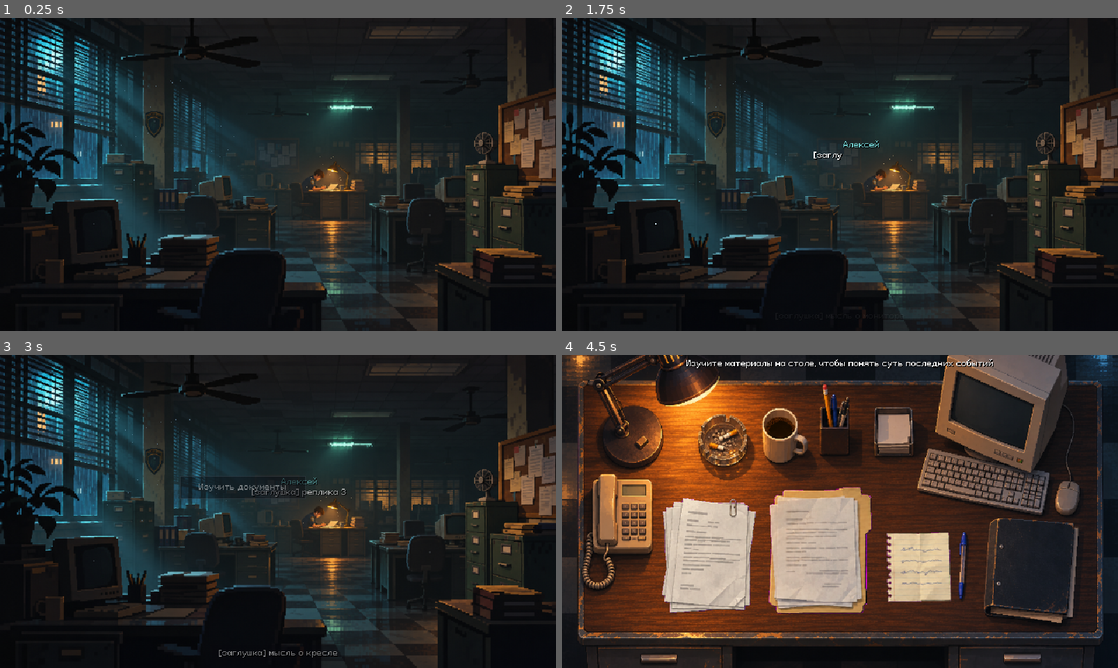
Above: before the commit, frames 1-4 (two rows, left to right).
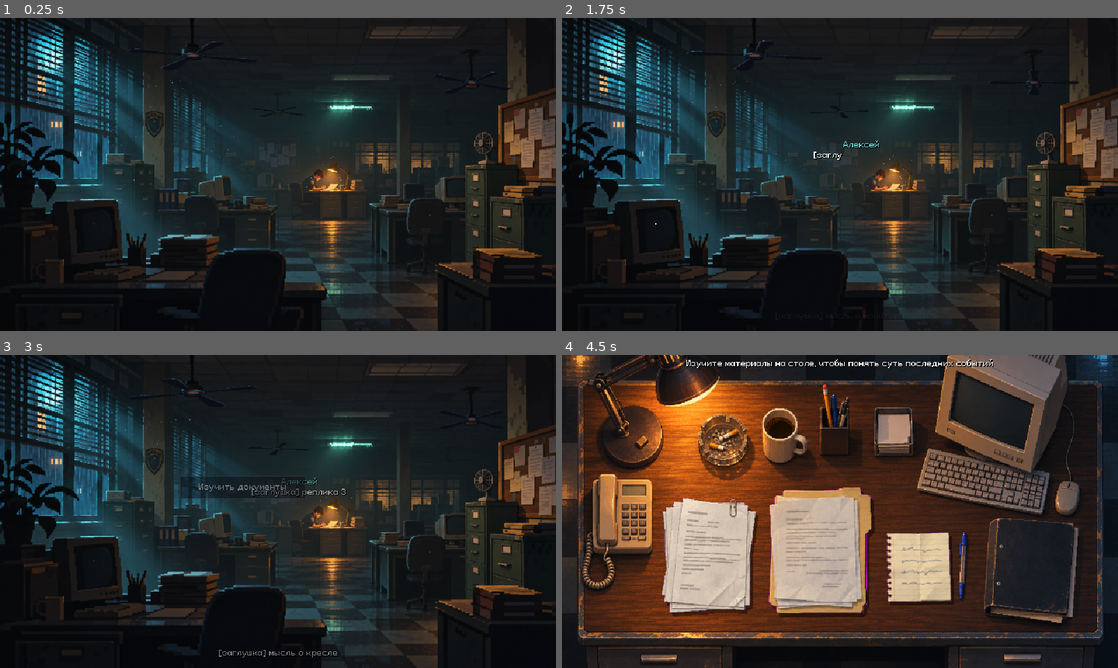
Above: after the commit, the same moments.

Repository: Elmisaa/the-measure-of-guilt-game
Game: Godot game, scene res://scenes/s01/exposition.tscn
Same seed, same stepped clock (60 frames per second), same inputs: the game is played once before the commit and once after it.
Inputs (mouse positions are in pixels of both pictures, inside the frame that each line leads up to):
- Up to frame 1 (0.25 s): no input
- Up to frame 2 (1.75 s): tap Enter (ui_accept) at 0.5, 1.35, 1.52 s; move the mouse to (717, 121) at 0.52 s; hold Enter (ui_accept) 0.53-1.28 s; click (717, 121) at 0.67 s; move the mouse to (656, 224) at 1.27 s; click (656, 224) at 1.42 s
- Up to frame 3 (3 s): tap Enter (ui_accept) at 1.82, 2.85 s; move the mouse to (428, 552) at 2.02 s; hold Enter (ui_accept) 2.03-2.78 s; click (428, 552) at 2.17 s; move the mouse to (250, 574) at 2.77 s; click (250, 574) at 2.92 s
- Up to frame 4 (4.5 s): tap Enter (ui_accept) at 3.02, 3.32 s; click "Изучить документы" at 3.5 s; move the mouse to (1006, 558) at 4.27 s; hold Enter (ui_accept) from 4.28 s (still down); click (1006, 558) at 4.42 s

The runs differ from the first frame. In frame 1, 0.3% of the frame differs, in the area x 21-92%, y 7-55%; in frame 2, 0.3%; in frame 3, 0.3%; in frame 4, 1.0%, in the area x 15-71%, y 14-84%.

Commit message:
[Э3][s01] fans (no-blade bg + rotor frames), dynamic lights, desk doc hover, casefile close-up view; pixel 2x/3x variants; art/.gdignore

Diff:
--- a/data/dialogues/s01_precinct.json
+++ b/data/dialogues/s01_precinct.json
@@ -4,9 +4,21 @@
   },
   "exposition": {
     "lines": [
-      {"type": "say", "speaker": "Алексей", "text": "Как же я устал..."},
-      {"type": "say", "speaker": "Алексей", "text": "[заглушка] реплика 2"},
-      {"type": "say", "speaker": "Алексей", "text": "[заглушка] реплика 3"}
+      {
+        "type": "say",
+        "speaker": "Алексей",
+        "text": "Как же я устал..."
+      },
+      {
+        "type": "say",
+        "speaker": "Алексей",
+        "text": "[заглушка] реплика 2"
+      },
+      {
+        "type": "say",
+        "speaker": "Алексей",
+        "text": "[заглушка] реплика 3"
+      }
     ],
     "markers": {
       "badge": "[заглушка] мысль о гербе участка",
@@ -17,6 +29,30 @@
   },
   "desk": {
     "hint": "Изучите материалы на столе, чтобы понять суть последних событий",
-    "intro_thought": "Ну что же, быстрее начну, быстрее окажусь дома."
+    "intro_thought": "Ну что же, быстрее начну, быстрее окажусь дома.",
+    "not_ready": "[заглушка] крупный план этого документа — после согласования первого",
+    "documents": {
+      "casefile": {
+        "closeup": "res://assets/props/s01/close_casefile.png",
+        "text_rect": [
+          16,
+          64,
+          194,
+          240
+        ],
+        "text": "CASE FILE: MARTIN COLE\nВозраст: 56 лет\nПрофессия: владелец складского помещения\n\n1992:\nпожар на складе, погиб рабочий Miguel Alvarez.\nCole избежал ответственности из-за исчезновения документов о нарушениях безопасности.\n\n1998:\nCole найден мёртвым в своём кабинете.\nПричина смерти: самоубийство.\n\nНа стене написано:\n“ONE LIFE OWED. BALANCE REQUIRED.”",
+        "reaction": "[заглушка] реакция Алексея на дело"
+      },
+      "papers": {
+        "closeup": "",
+        "text": "",
+        "reaction": ""
+      },
+      "note": {
+        "closeup": "",
+        "text": "",
+        "reaction": ""
+      }
+    }
   }
 }
--- a/scenes/s01/desk.tscn
+++ b/scenes/s01/desk.tscn
@@ -6,6 +6,21 @@
 [ext_resource type="Texture2D" path="res://assets/props/s01/casefile.png" id="4_casefile"]
 [ext_resource type="Texture2D" path="res://assets/props/s01/note.png" id="5_note"]
 [ext_resource type="Script" path="res://scripts/ui/thought_box.gd" id="6_thought"]
+[ext_resource type="Script" path="res://scripts/s01/desk_document.gd" id="7_doc"]
+[ext_resource type="Script" path="res://scripts/fx/light_flicker.gd" id="fx_light"]
+[ext_resource type="Script" path="res://scripts/ui/document_view.gd" id="8_view"]
+
+[sub_resource type="Gradient" id="light_grad"]
+offsets = PackedFloat32Array(0, 0.45, 1)
+colors = PackedColorArray(1, 1, 1, 1, 1, 1, 1, 0.35, 1, 1, 1, 0)
+
+[sub_resource type="GradientTexture2D" id="light_tex"]
+gradient = SubResource("light_grad")
+width = 64
+height = 64
+fill = 1
+fill_from = Vector2(0.5, 0.5)
+fill_to = Vector2(1, 0.5)
 
 [node name="Desk" type="Node2D"]
 script = ExtResource("1_script")
@@ -17,19 +32,38 @@
 [node name="Documents" type="Node2D" parent="."]
 
 [node name="Papers" type="Sprite2D" parent="Documents"]
+script = ExtResource("7_doc")
+doc_id = "papers"
 position = Vector2(115, 165)
 texture = ExtResource("3_papers")
 centered = false
 
 [node name="Casefile" type="Sprite2D" parent="Documents"]
+script = ExtResource("7_doc")
+doc_id = "casefile"
 position = Vector2(238, 152)
 texture = ExtResource("4_casefile")
 centered = false
 
 [node name="Note" type="Sprite2D" parent="Documents"]
+script = ExtResource("7_doc")
+doc_id = "note"
 position = Vector2(374, 204)
 texture = ExtResource("5_note")
 centered = false
+
+[node name="Lights" type="Node2D" parent="."]
+
+[node name="LampLight" type="PointLight2D" parent="Lights"]
+position = Vector2(110, 60)
+scale = Vector2(1.7, 1.7)
+color = Color(1, 0.75, 0.45, 1)
+energy = 0.16
+texture = SubResource("light_tex")
+script = ExtResource("fx_light")
+base_energy = 0.16
+breath_amount = 0.04
+breath_speed = 0.6
 
 [node name="UI" type="CanvasLayer" parent="."]
 
@@ -53,3 +87,6 @@
 
 [node name="ThoughtBox" type="PanelContainer" parent="UI/Root"]
 script = ExtResource("6_thought")
+
+[node name="DocumentView" type="CanvasLayer" parent="."]
+script = ExtResource("8_view")
--- a/scenes/s01/exposition.tscn
+++ b/scenes/s01/exposition.tscn
@@ -4,17 +4,60 @@
 [ext_resource type="Texture2D" path="res://assets/backgrounds/s01/exposition.png" id="2_bg"]
 [ext_resource type="Script" path="res://scripts/ui/hint_marker.gd" id="3_marker"]
 [ext_resource type="Script" path="res://scripts/ui/thought_box.gd" id="4_thought"]
+[ext_resource type="Script" path="res://scripts/fx/light_flicker.gd" id="fx_light"]
+[ext_resource type="Script" path="res://scripts/fx/frame_spin.gd" id="fx_spin"]
+[ext_resource type="Texture2D" path="res://assets/fx/s01/fan_a.png" id="fan_a"]
+[ext_resource type="Texture2D" path="res://assets/fx/s01/fan_b.png" id="fan_b"]
+[ext_resource type="Texture2D" path="res://assets/fx/s01/fan_c.png" id="fan_c"]
 
 [sub_resource type="Gradient" id="dust_fade"]
 offsets = PackedFloat32Array(0, 0.2, 0.8, 1)
 colors = PackedColorArray(1, 1, 1, 0, 1, 1, 1, 1, 1, 1, 1, 1, 1, 1, 1, 0)
 
+[sub_resource type="Gradient" id="light_grad"]
+offsets = PackedFloat32Array(0, 0.45, 1)
+colors = PackedColorArray(1, 1, 1, 1, 1, 1, 1, 0.35, 1, 1, 1, 0)
+
+[sub_resource type="GradientTexture2D" id="light_tex"]
+gradient = SubResource("light_grad")
+width = 64
+height = 64
+fill = 1
+fill_from = Vector2(0.5, 0.5)
+fill_to = Vector2(1, 0.5)
+
 [node name="Exposition" type="Node2D"]
 script = ExtResource("1_script")
 
 [node name="Background" type="Sprite2D" parent="."]
 texture = ExtResource("2_bg")
 centered = false
+
+[node name="Fans" type="Node2D" parent="."]
+
+[node name="FanA" type="Sprite2D" parent="Fans"]
+modulate = Color(0.85, 0.9, 0.95, 1)
+position = Vector2(222, 43)
+texture = ExtResource("fan_a")
+hframes = 8
+script = ExtResource("fx_spin")
+fps = 10.0
+
+[node name="FanB" type="Sprite2D" parent="Fans"]
+modulate = Color(0.75, 0.8, 0.85, 0.9)
+position = Vector2(543, 74)
+texture = ExtResource("fan_b")
+hframes = 8
+script = ExtResource("fx_spin")
+fps = 9.0
+
+[node name="FanC" type="Sprite2D" parent="Fans"]
+modulate = Color(0.7, 0.75, 0.8, 0.8)
+position = Vector2(320, 108)
+texture = ExtResource("fan_c")
+hframes = 8
+script = ExtResource("fx_spin")
+fps = 8.0
 
 [node name="DustWindow" type="CPUParticles2D" parent="."]
 position = Vector2(170, 125)
@@ -46,6 +89,43 @@
 color = Color(1, 0.85, 0.6, 0.55)
 color_ramp = SubResource("dust_fade")
 
+[node name="Lights" type="Node2D" parent="."]
+
+[node name="WindowLight" type="PointLight2D" parent="Lights"]
+position = Vector2(120, 110)
+scale = Vector2(3.0, 3.0)
+color = Color(0.45, 0.7, 1, 1)
+energy = 0.1
+texture = SubResource("light_tex")
+script = ExtResource("fx_light")
+base_energy = 0.1
+breath_amount = 0.04
+breath_speed = 0.3
+
+[node name="TubeLight" type="PointLight2D" parent="Lights"]
+position = Vector2(405, 102)
+scale = Vector2(2.2, 0.6)
+color = Color(0.45, 1, 0.8, 1)
+energy = 0.18
+texture = SubResource("light_tex")
+script = ExtResource("fx_light")
+base_energy = 0.18
+breath_amount = 0.03
+breath_speed = 0.8
+stutters_per_minute = 3.0
+stutter_energy = 0.0
+
+[node name="LampLight" type="PointLight2D" parent="Lights"]
+position = Vector2(380, 185)
+scale = Vector2(0.9, 0.9)
+color = Color(1, 0.7, 0.4, 1)
+energy = 0.35
+texture = SubResource("light_tex")
+script = ExtResource("fx_light")
+base_energy = 0.35
+breath_amount = 0.06
+breath_speed = 0.6
+
 [node name="UI" type="CanvasLayer" parent="."]
 
 [node name="Root" type="Control" parent="UI"]
--- /dev/null
+++ b/scripts/fx/frame_spin.gd
@@ -0,0 +1,16 @@
+class_name FrameSpin
+extends Sprite2D
+## Loops through hframes at a fixed speed (ceiling fans).
+
+@export var fps: float = 12.0
+
+var _t: float = 0.0
+
+
+func _ready() -> void:
+	_t = randf() * hframes
+
+
+func _process(delta: float) -> void:
+	_t = fmod(_t + delta * fps, float(hframes))
+	frame = int(_t)
--- /dev/null
+++ b/scripts/fx/light_flicker.gd
@@ -0,0 +1,39 @@
+class_name LightFlicker
+extends PointLight2D
+## Living light: slow "breathing" + optional rare stutter (fluorescent tube).
+
+@export var base_energy: float = 0.3
+@export var breath_amount: float = 0.05
+@export var breath_speed: float = 0.5
+## Average stutters per minute (0 = never).
+@export var stutters_per_minute: float = 0.0
+@export var stutter_energy: float = 0.0
+
+var _noise: FastNoiseLite = FastNoiseLite.new()
+var _t: float = 0.0
+var _stutter_left: float = 0.0
+var _flip: float = 0.0
+var _on: bool = true
+
+
+func _ready() -> void:
+	_noise.seed = randi()
+	_noise.frequency = 1.0
+	_t = randf() * 100.0
+
+
+func _process(delta: float) -> void:
+	_t += delta * breath_speed
+	var e: float = base_energy + _noise.get_noise_1d(_t) * breath_amount
+	if _stutter_left > 0.0:
+		_stutter_left -= delta
+		_flip -= delta
+		if _flip <= 0.0:
+			_on = not _on
+			_flip = randf_range(0.03, 0.12)
+		if not _on:
+			e = stutter_energy
+	elif stutters_per_minute > 0.0 and randf() < stutters_per_minute / 60.0 * delta:
+		_stutter_left = randf_range(0.2, 0.7)
+		_on = false
+	energy = maxf(0.0, e)
--- a/scripts/s01/desk.gd
+++ b/scripts/s01/desk.gd
@@ -1,15 +1,44 @@
 extends Node2D
-## s01 format 2: Alexei's desk. Placeholder: background, documents, hint, intro thought.
-## Next step: hover wiggle on documents, click -> close-up.
+## s01 format 2: Alexei's desk. Documents lift/twitch on hover; click -> close-up.
 
 const THOUGHT_DELAY: float = 0.8
+const NOT_READY_TIME: float = 3.0
 
 @onready var _hint: Label = $UI/Root/Hint
 @onready var _thought: ThoughtBox = $UI/Root/ThoughtBox
+@onready var _docs: Node2D = $Documents
+@onready var _view: DocumentView = $DocumentView
+
+var _data: Dictionary = {}
 
 
 func _ready() -> void:
-	var data: Dictionary = DialogueData.load_file("s01_precinct").get("desk", {})
-	_hint.text = str(data.get("hint", ""))
+	_data = DialogueData.load_file("s01_precinct").get("desk", {})
+	_hint.text = str(_data.get("hint", ""))
+	for d: Node in _docs.get_children():
+		if d is DeskDocument:
+			(d as DeskDocument).clicked.connect(_on_doc_clicked)
+	_view.closed.connect(_on_view_closed)
 	await get_tree().create_timer(THOUGHT_DELAY).timeout
-	_thought.show_text(str(data.get("intro_thought", "")))
+	_thought.show_text(str(_data.get("intro_thought", "")))
+
+
+func _on_doc_clicked(doc_id: String) -> void:
+	var docs: Dictionary = _data.get("documents", {})
+	var doc: Dictionary = docs.get(doc_id, {})
+	if str(doc.get("closeup", "")).is_empty():
+		_thought.show_text(str(_data.get("not_ready", "")), NOT_READY_TIME)
+		return
+	_thought.hide_box()
+	_set_docs_interactive(false)
+	_view.open(doc)
+
+
+func _on_view_closed() -> void:
+	_set_docs_interactive(true)
+
+
+func _set_docs_interactive(value: bool) -> void:
+	for d: Node in _docs.get_children():
+		if d is DeskDocument:
+			(d as DeskDocument).set_interactive(value)
--- /dev/null
+++ b/scripts/s01/desk_document.gd
@@ -0,0 +1,89 @@
+class_name DeskDocument
+extends Sprite2D
+## A document on the desk: lifts and twitches under the mouse, click -> clicked(doc_id).
+## Place it in the scene by its top-left corner; the script recentres it for rotation.
+
+signal clicked(doc_id: String)
+
+@export var doc_id: String = ""
+@export var lift: float = 2.0
+@export var twitch_degrees: float = 1.5
+
+const SHADOW_REST: Vector2 = Vector2(3, 4)
+const SHADOW_LIFTED: Vector2 = Vector2(4, 6)
+
+var interactive: bool = true
+var _img: Image
+var _rest: Vector2
+var _hover: bool = false
+var _tween: Tween
+var _shadow: Sprite2D
+
+
+func _ready() -> void:
+	_img = texture.get_image()
+	if _img.is_compressed():
+		_img.decompress()
+	var half: Vector2 = (texture.get_size() / 2.0).floor()
+	centered = true
+	offset = Vector2.ZERO
+	position += half
+	_rest = position
+	_shadow = Sprite2D.new()
+	_shadow.texture = texture
+	_shadow.modulate = Color(0, 0, 0, 0.45)
+	_shadow.position = SHADOW_REST
+	_shadow.show_behind_parent = true
+	add_child(_shadow)
+
+
+func _process(_delta: float) -> void:
+	var over: bool = interactive and _is_mouse_over()
+	if over != _hover:
+		_hover = over
+		_animate(over)
+		Input.set_default_cursor_shape(Input.CURSOR_POINTING_HAND if over else Input.CURSOR_ARROW)
+
+
+func _unhandled_input(event: InputEvent) -> void:
+	var mb: InputEventMouseButton = event as InputEventMouseButton
+	if _hover and mb and mb.pressed and mb.button_index == MOUSE_BUTTON_LEFT:
+		get_viewport().set_input_as_handled()
+		clicked.emit(doc_id)
+
+
+func set_interactive(value: bool) -> void:
+	interactive = value
+	if not value and _hover:
+		_hover = false
+		_animate(false)
+		Input.set_default_cursor_shape(Input.CURSOR_ARROW)
+
+
+func _is_mouse_over() -> bool:
+	var p: Vector2 = get_local_mouse_position() + texture.get_size() / 2.0
+	var ip: Vector2i = Vector2i(p.floor())
+	if ip.x < 0 or ip.y < 0 or ip.x >= _img.get_width() or ip.y >= _img.get_height():
+		return false
+	return _img.get_pixelv(ip).a > 0.5
+
+
+func _animate(up: bool) -> void:
+	if _tween:
+		_tween.kill()
+	_tween = create_tween()
+	if up:
+		_tween.set_parallel(true)
+		_tween.tween_property(self, "position", _rest + Vector2(0, -lift), 0.08)
+		_tween.tween_property(_shadow, "position", SHADOW_LIFTED, 0.08)
+		_tween.set_parallel(false)
+		var r: float = deg_to_rad(twitch_degrees)
+		_tween.tween_property(self, "rotation", r, 0.06)
+		_tween.tween_property(self, "rotation", -r * 0.7, 0.08)
+		_tween.tween_property(self, "rotation", r * 0.35, 0.07)
+		_tween.tween_property(self, "rotation", 0.0, 0.07)
+	else:
+		_tween.set_parallel(true)
+		_tween.tween_property(self, "position", _rest, 0.12)
+		_tween.tween_property(self, "rotation", 0.0, 0.12)
+		_tween.tween_property(_shadow, "position", SHADOW_REST, 0.12)
--- /dev/null
+++ b/scripts/ui/document_view.gd
@@ -0,0 +1,114 @@
+class_name DocumentView
+extends CanvasLayer
+## Close-up of a document: dimmed scene, enlarged paper with text drawn by Godot,
+## then the hero's reaction at the bottom. Click/Space: show reaction -> close. Esc: close.
+
+signal closed
+
+const FADE_TIME: float = 0.25
+const REACTION_DELAY: float = 1.0
+const INK: Color = Color(0.13, 0.11, 0.1, 1)
+
+var _root: Control
+var _dim: ColorRect
+var _paper: TextureRect
+var _text: Label
+var _thought: ThoughtBox
+var _stage: int = 0  # 0 closed, 1 reading, 2 reaction shown
+var _reaction: String = ""
+var _timer: SceneTreeTimer
+
+
+func _ready() -> void:
+	layer = 10
+	_root = Control.new()
+	_root.set_anchors_preset(Control.PRESET_FULL_RECT)
+	_root.mouse_filter = Control.MOUSE_FILTER_IGNORE
+	add_child(_root)
+	_dim = ColorRect.new()
+	_dim.color = Color(0, 0, 0, 0.75)
+	_dim.set_anchors_preset(Control.PRESET_FULL_RECT)
+	_dim.gui_input.connect(_on_dim_input)
+	_root.add_child(_dim)
+	_paper = TextureRect.new()
+	_paper.mouse_filter = Control.MOUSE_FILTER_IGNORE
+	_root.add_child(_paper)
+	_text = Label.new()
+	_text.autowrap_mode = TextServer.AUTOWRAP_WORD_SMART
+	_text.add_theme_color_override("font_color", INK)
+	_text.add_theme_color_override("font_shadow_color", Color(0, 0, 0, 0))
+	_text.add_theme_constant_override("line_spacing", 0)
+	_text.mouse_filter = Control.MOUSE_FILTER_IGNORE
+	_root.add_child(_text)
+	_thought = ThoughtBox.new()
+	_root.add_child(_thought)
+	_root.modulate.a = 0.0
+	visible = false
+
+
+## doc: {"closeup": res path, "text_rect": [x, y, w, h] in close-up pixels, "text": "...", "reaction": "..."}
+func open(doc: Dictionary) -> void:
+	var tex: Texture2D = load(str(doc.get("closeup", "")))
+	_paper.texture = tex
+	var s: Vector2 = tex.get_size()
+	_paper.size = s
+	_paper.position = Vector2(floorf((640.0 - s.x) / 2.0), floorf((330.0 - s.y) / 2.0))
+	var r: Array = doc.get("text_rect", [0, 0, s.x, s.y])
+	_text.position = _paper.position + Vector2(r[0], r[1])
+	_text.size = Vector2(r[2], r[3])
+	_text.text = str(doc.get("text", ""))
+	_reaction = str(doc.get("reaction", ""))
+	_thought.hide_box()
+	visible = true
+	_stage = 1
+	create_tween().tween_property(_root, "modulate:a", 1.0, FADE_TIME)
+	_timer = get_tree().create_timer(REACTION_DELAY)
+	_timer.timeout.connect(_show_reaction)
+
+
+func is_open() -> bool:
+	return _stage != 0
+
+
+func _show_reaction() -> void:
+	if _stage != 1:
+		return
+	_stage = 2
+	if not _reaction.is_empty():
+		_thought.show_text(_reaction)
+
+
+func _step() -> void:
+	if _stage == 1:
+		_show_reaction()
+	elif _stage == 2:
+		close()
+
+
+func close() -> void:
+	if _stage == 0:
+		return
+	_stage = 0
+	_thought.hide_box()
+	var t: Tween = create_tween()
+	t.tween_property(_root, "modulate:a", 0.0, FADE_TIME)
+	t.tween_callback(func() -> void:
+		visible = false
+		closed.emit())
+
+
+func _on_dim_input(event: InputEvent) -> void:
+	var mb: InputEventMouseButton = event as InputEventMouseButton
+	if mb and mb.pressed and mb.button_index == MOUSE_BUTTON_LEFT:
+		_step()
+
+
+func _unhandled_input(event: InputEvent) -> void:
+	if _stage == 0:
+		return
+	if event.is_action_pressed("ui_cancel"):
+		get_viewport().set_input_as_handled()
+		close()
+	elif event.is_action_pressed("ui_accept"):
+		get_viewport().set_input_as_handled()
+		_step()
--- a/tests/test_s01_flow.gd
+++ b/tests/test_s01_flow.gd
@@ -49,5 +49,22 @@
 		push_error("FAIL not on desk: %s" % [current_scene]); ok = false
 	await _wait(0.6)
 	await _shot("4_desk")
+	var desk: Node = current_scene
+	var casefile: DeskDocument = desk.get_node("Documents/Casefile")
+	casefile._animate(true)
+	await _wait(0.5)
+	await _shot("5_desk_hover")
+	casefile._animate(false)
+	casefile.clicked.emit("casefile")
+	await _wait(0.4)
+	var view: DocumentView = desk.get_node("DocumentView")
+	if not view.is_open():
+		push_error("FAIL close-up not open"); ok = false
+	await _wait(1.0)
+	await _shot("6_closeup")
+	view.close()
+	await _wait(0.5)
+	if view.is_open() or not casefile.interactive:
+		push_error("FAIL close-up did not close"); ok = false
 	print("S01 FLOW: ", "OK" if ok else "FAILED")
 	quit(0 if ok else 1)
Not shown, added: art/.gdignore
Binary file changed: art/previews/s01_1_speech.png
Binary file changed: art/previews/s01_2_marker_thought.png
Binary file changed: art/previews/s01_3_button.png
Binary file changed: art/previews/s01_4_desk.png
Binary file added: art/previews/s01_5_desk_hover.png
Binary file added: art/previews/s01_6_closeup.png
Not shown, removed: art/refs/_style/01_final_run_city_canal.webp.import
Not shown, removed: art/refs/_style/02_final_run_street_rain.webp.import
Not shown, removed: art/refs/_style/_sheet.jpg.import
Not shown, removed: art/refs/s01_precinct/01_desk_documents_topdown.jpg.import
Not shown, removed: art/refs/s01_precinct/03_office_dialogue_side.jpg.import
(and 33 more such lines)
